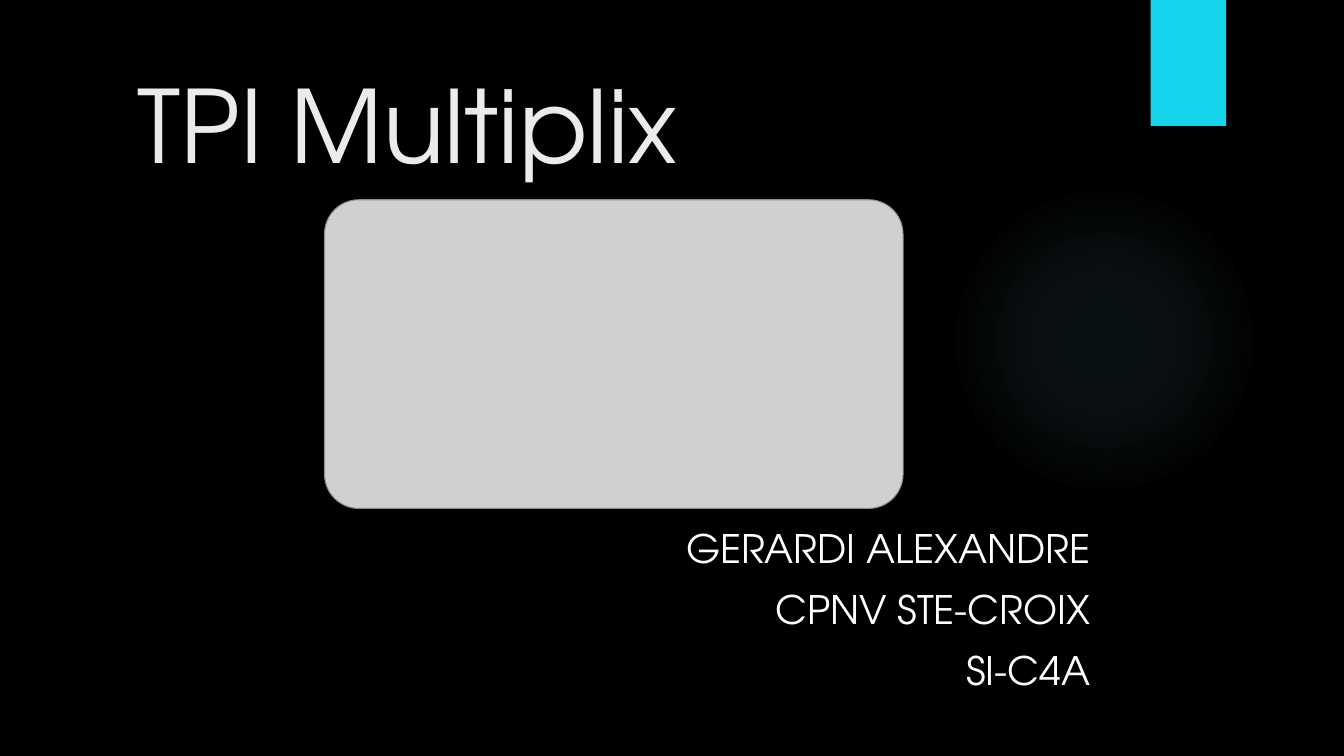
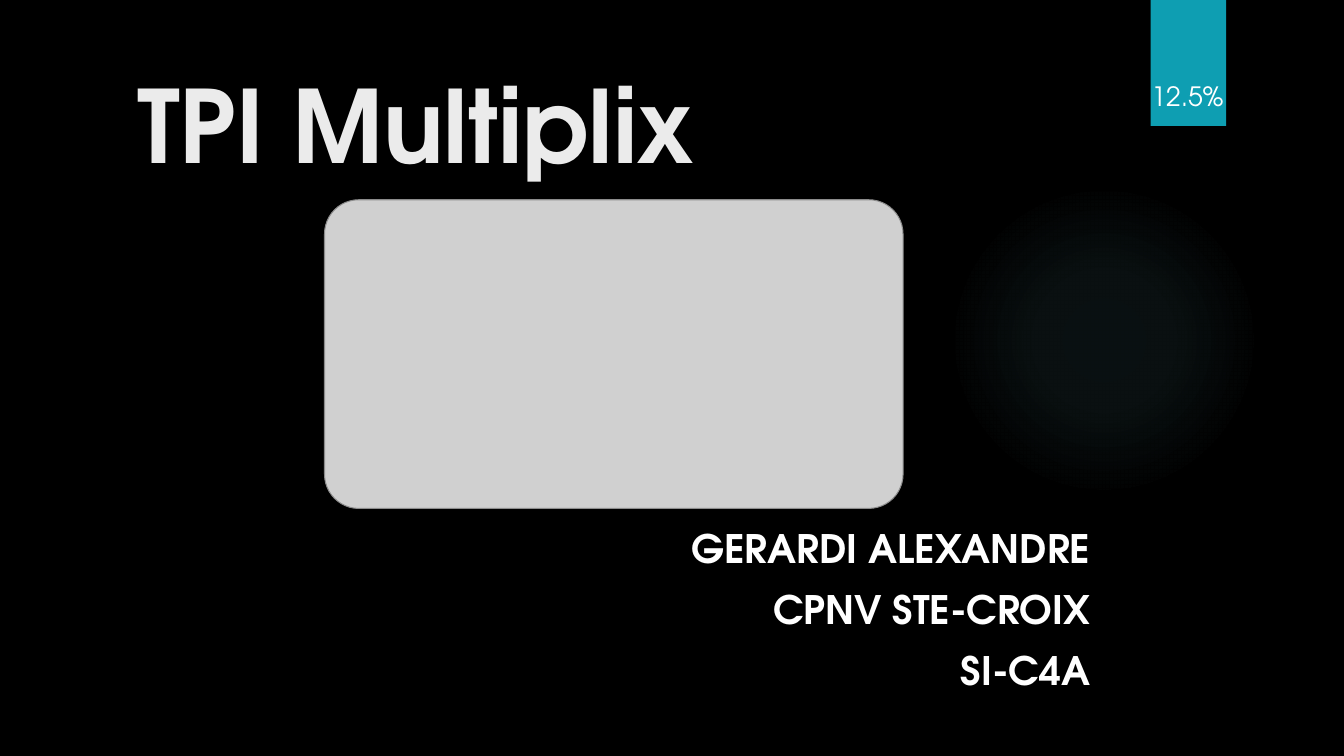
Before and after one commit to Daxank/TPI, a slide deck: slide 1 of TPI_Multiplix_presentation.pptx. Drawn at 1344x756 pixels with LibreOffice and Linux fonts; fonts in the diff are those of the drawing; grey boxes stand for pictures; background and template pictures are left out. Boxes give left, top, right and bottom in pixels: in the first picture for what was removed or moved away, otherwise in the second. Text is boxed around its words. In the diff, an @@ line names an element or a change of style, - is before the commit and + after.

Commit message:
update présentation

```diff
--- a/TPI_Multiplix_presentation.pptx
+++ b/TPI_Multiplix_presentation.pptx
@@ rectangle at (x1=1150, y1=0, x2=1226, y2=126): fill #17D4ED to #0E9EB2 @@
@@ title "TPI Multiplix" at (x1=137, y1=85, x2=694, y2=205): bold on @@
@@ text added at (x1=1151, y1=86, x2=1223, y2=107), 19 pt, text #FFFFFF @@
+12.5%
@@ subtitle "GERARDI ALEXANDRE" at (x1=692, y1=533, x2=1091, y2=686): bold on @@
```
Also in this commit, not shown: 1 other slide changed, 6 slides added.
